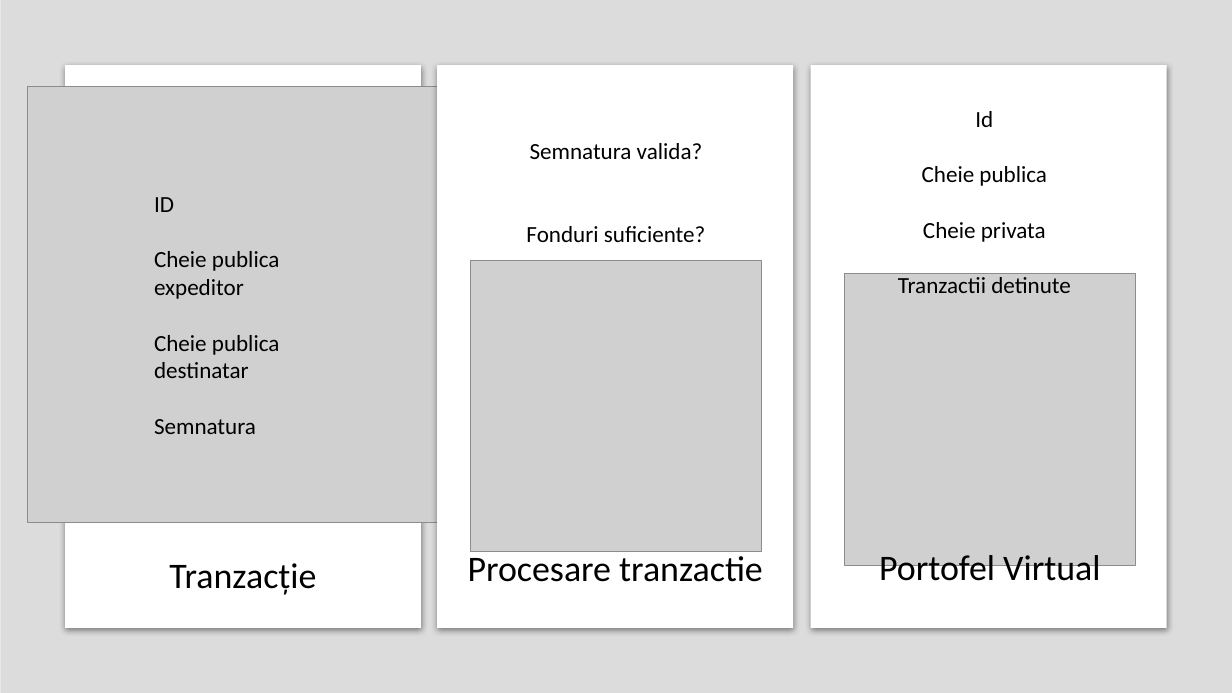
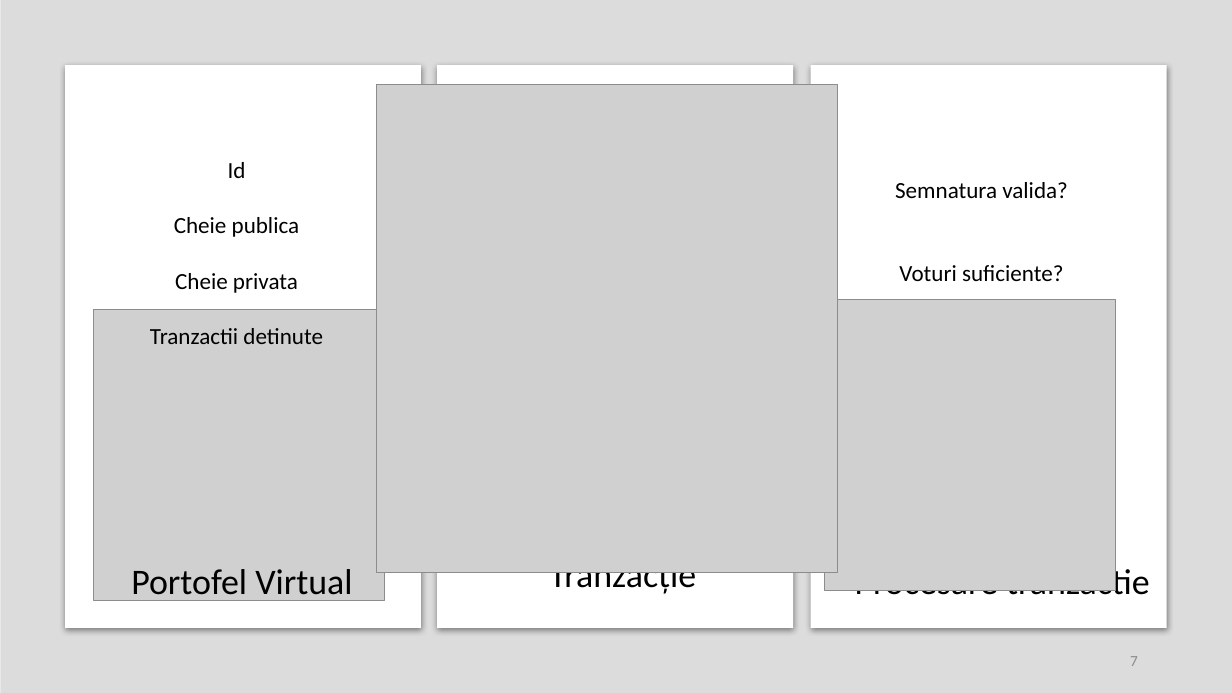
Before and after one commit to AlenaHa/Bachelor-Thesis, a slide deck: slide 7 of Licenta2018HardonElena/Blockchain usage in secured voting.pptx (slide 5 before the commit). Drawn at 1232x693 pixels with LibreOffice and Linux fonts; fonts in the diff are those of the drawing; grey boxes stand for pictures. Boxes give left, top, right and bottom in pixels: in the first picture for what was removed or moved away, otherwise in the second. Text is boxed around its words. In the diff, an @@ line names an element or a change of style, - is before the commit and + after.

```diff
--- a/Licenta2018HardonElena/Blockchain usage in secured voting.pptx
+++ b/Licenta2018HardonElena/Blockchain usage in secured voting.pptx
@@ picture: place and size @@
-picture at [28,87,439,523]
+picture at [377,84,837,573]
@@ text "Id": place and size @@
-text "Id" at [898,111,1071,293]
+text "Id" at [150,162,323,344]
@@ text "Semnatura valida?": place and size @@
-text "Semnatura valida?" at [526,143,706,242]
+text "Semnatura valida?" at [895,182,1068,281]
@@ text removed at [154,197,280,434] @@
-ID
-Cheie publica
-expeditor
-Cheie publica destinatar
-Semnatura
@@ text at [899,265,1064,281]: text changed @@
-Fonduri suficiente?
+Voturi suficiente?
@@ picture: place and size @@
-picture at [470,261,762,552]
+picture at [825,299,1116,591]
@@ picture: place and size @@
-picture at [845,274,1136,565]
+picture at [93,310,384,601]
@@ text "Portofel Virtual": place and size @@
-text "Portofel Virtual" at [879,555,1100,589]
+text "Portofel Virtual" at [131,569,352,603]
@@ text "Tranzacție" rewrapped from [169,563,316,595] to [549,572,696,596] @@
@@ text "Procesare tranzactie" rewrapped from [468,556,763,582] to [855,564,1150,603] @@
@@ page number added at [1130,656,1138,666], 12 pt, text #8C8C8C @@
+7
```
Also in this commit, not shown: 7 other slides changed, 6 slides added, 2 slides removed, 1 other file.
